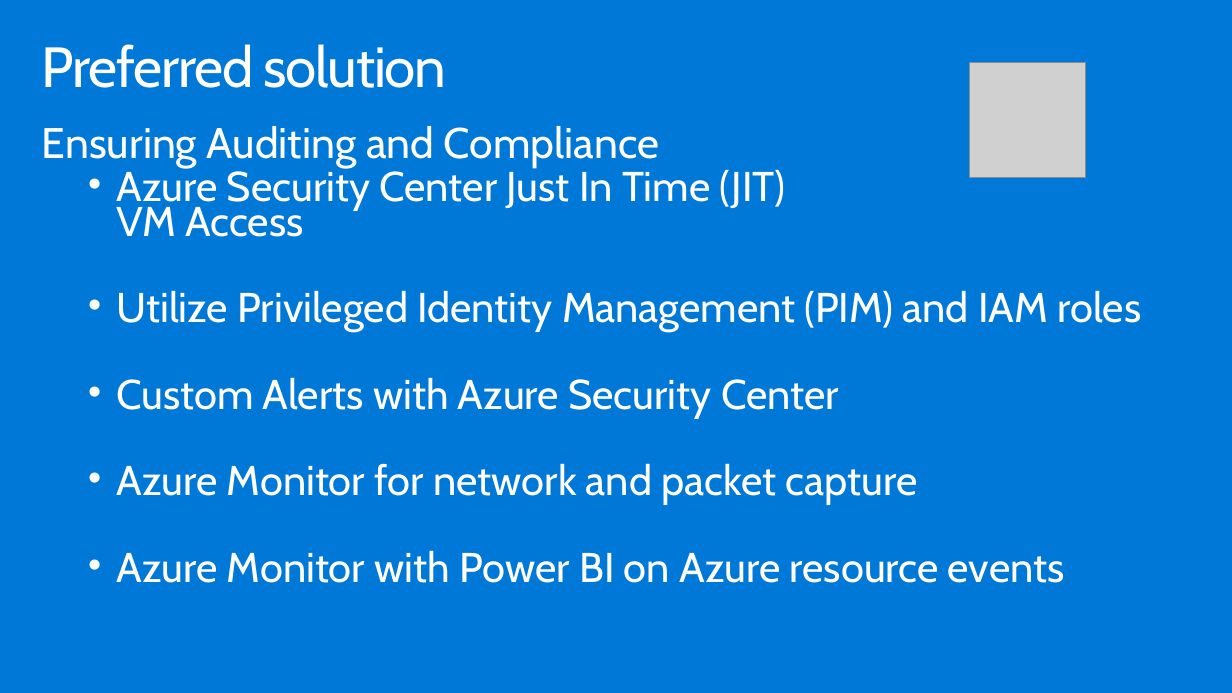
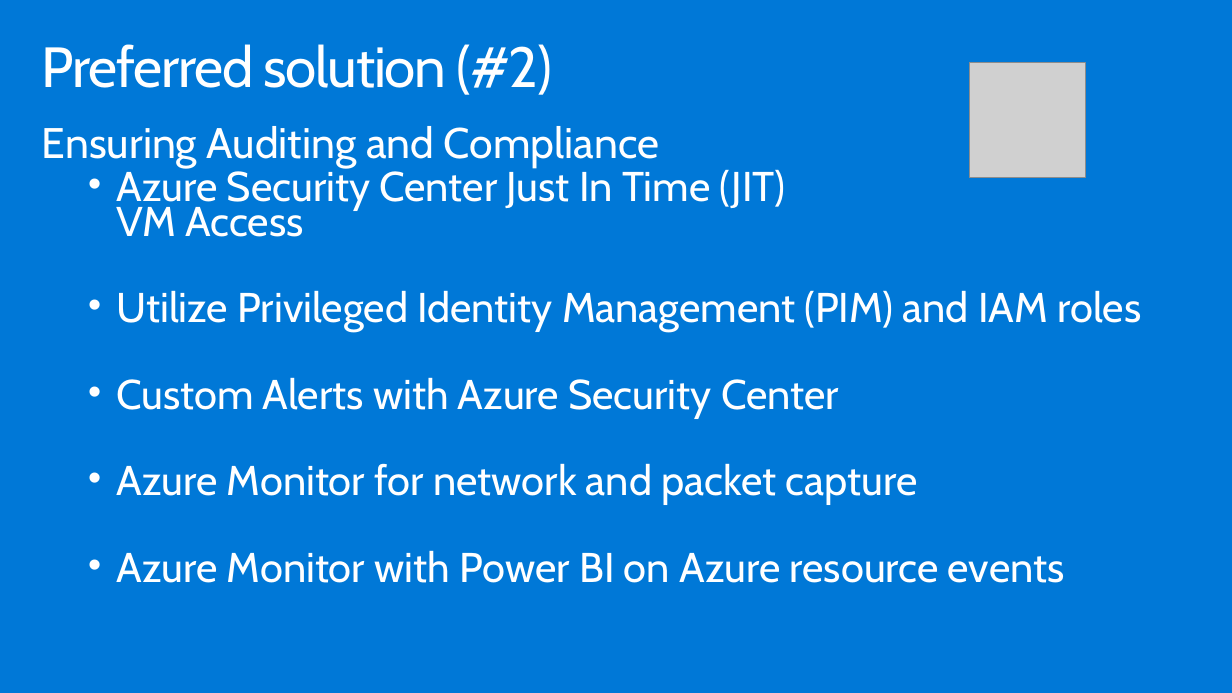
Before and after one commit to tejaswini972/MCW-Security-baseline-on-Azure, a slide deck: slide 23 of Whiteboard design session/WDS trainer presentation - Security baseline on Azure.pptx. Drawn at 1232x693 pixels with LibreOffice and Linux fonts; fonts in the diff are those of the drawing; grey boxes stand for pictures. Boxes give left, top, right and bottom in pixels: in the first picture for what was removed or moved away, otherwise in the second. Text is boxed around its words. In the diff, an @@ line names an element or a change of style, - is before the commit and + after.

```diff
--- a/Whiteboard design session/WDS trainer presentation - Security baseline on Azure.pptx
+++ b/Whiteboard design session/WDS trainer presentation - Security baseline on Azure.pptx
@@ title at (42,44,552,95): text changed @@
-Preferred solution
+Preferred solution (#2)
```
Also in this commit, not shown: 8 other slides changed, 4 other files.
